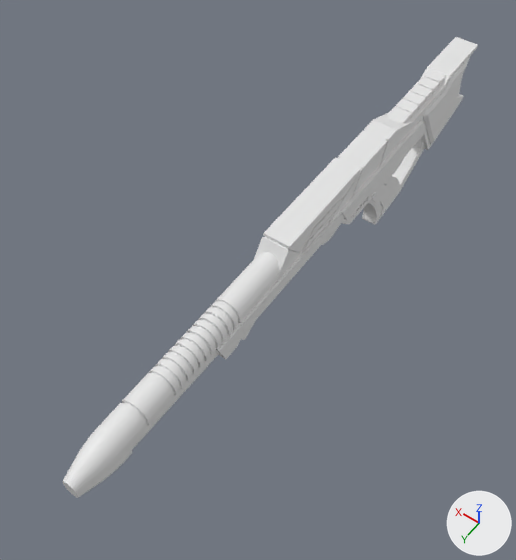
An edit to the Blender file 126WattLaserChasis.blend, drawn before and after from the same camera.
Rendered twice from a camera (50 mm lens) standing at (-285.0, 568.0, 649.0) and looking at (34.0, 121.0, -54.0). The lights are fixed; the arrows at lower right show +X, +Y and +Z.

In view in the first picture: '2370s_phaser_rifle'.
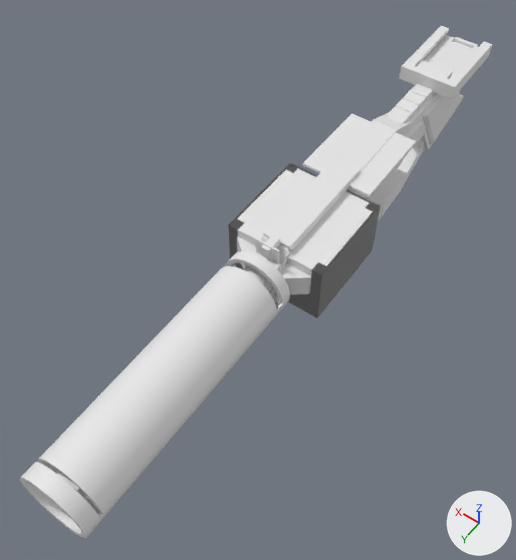
Commit message: major update

What the commit changed:
Mesh me_cube_088 is new.
It has 126 vertices, 94 faces and spans x -0.5..0.5, y -0.59..1.02, z -1.0..1.0.
Mesh me_cylinder_014 is new.
It has 1626 vertices, 810 faces and spans x -40.0..40.0, y -40.0..40.0, z -0.5..0.5.
Mesh me_cube_076 is new.
It is a box spanning x -0.5..0.5, y -0.5..0.5, z -0.5..0.5.
Mesh me_cube_074 is new.
It has 52 vertices, 32 faces and spans x -0.5..0.5, y -0.5..0.5, z -0.5..0.5.
Object 'Full Laser Module.001' (ob_full_laser_module_001) is new; it shows me_cube_088.
Its location is (0.0, 74.0, 18.0).
Its scale is (121.0, 100.0, 46.5).
Object 'Laser Lens Frame' (ob_laser_lens_frame) is new; it shows me_cylinder_014.
Its location is (0.0, 324.0, 18.0).
Its rotation in degrees is (90, 0, 0).
Its scale is (1.0, 1.0, 320.0).
Object 'Beam Path' (ob_beam_path) is new; it shows me_cube_076.
Its location is (0.0, 294.0, 18.0).
Its scale is (26.0, 350.0, 31.0).
Object 'Air Frame Base Mesh' (ob_air_frame_base_mesh) is new; it shows a copy of me_cube_076.
Its location is (0.0, 74.0, 4.0).
Its scale is (126.0, 126.0, 81.0).
Object 'Air Frame Carved Mesh' (ob_air_frame_carved_mesh) is new; it shows me_cube_074.
Its location is (0.0, 74.0, 4.0).
Its scale is (126.0, 126.0, 81.0).
Object 'Battery Sled' (ob_battery_sled) is new; it shows a copy of the mesh of ob_battery_sled.
Its location is (0.0, -285.0, 47.0).
Its scale is (80.0, 120.0, 20.0).
Object 'DCS Adder' (ob_dcs_adder) is new; it shows a copy of the mesh of ob_dcs_adder.
Its location is (0.0, -48.0, 22.0).
Its rotation in degrees is (0, -90, 0).
Its scale is (58.5, 115.0, 44.0).

What differs and where, as boxes [x1, y1, x2, y2] in the pictures (516 x 560 px):
'Laser Lens Frame', added
    after: [20, 251, 290, 538]
'Air Frame Base Mesh', added
    after: [229, 164, 380, 318]
'DCS Adder', added
    after: [303, 114, 416, 209]
'Battery Sled', added
    after: [399, 26, 492, 100]
'Full Laser Module.001', added
    after: [237, 235, 311, 302]
'Air Frame Carved Mesh', added
    after: [228, 163, 380, 318]
'Beam Path', added
    after: [57, 471, 88, 501]
'2370s_phaser_rifle', unchanged, covered by the edit
    before: [62, 37, 478, 498]
    after: [244, 37, 478, 300]
